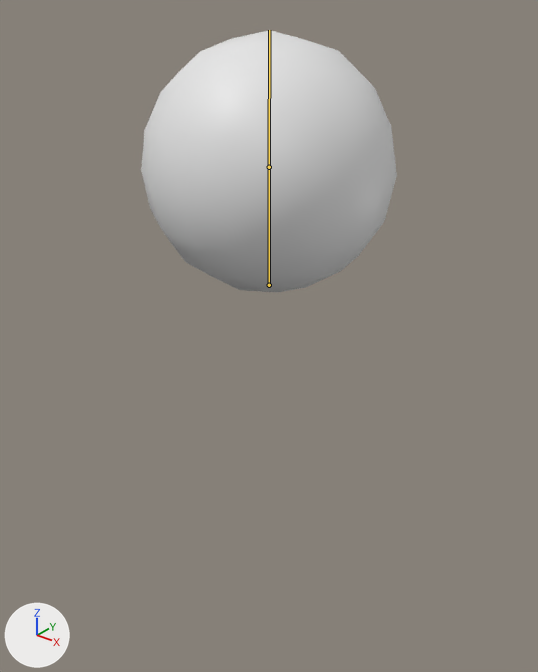
What one commit did to the glTF model assets/enemy/enemy_blob/Enemy_Blob.glb.
The view is the same before and after, from a camera (50 mm lens) standing at (1.84, -2.3, 1.18) and looking at (-0.07, 0.09, -0.29). The lights are fixed; the arrows at lower left show +X, +Y and +Z. The bones that bend it are drawn over the model as lines.
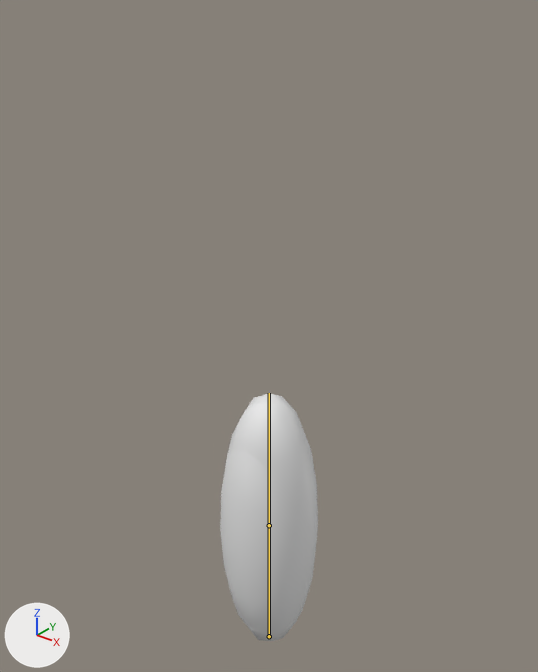
Commit message: Blob Spawn

The newer file adds an action. The first version stands in its rest pose; the second is drawn at frame 0 of the action 'Armature.BlobAction.001'.

Changed parts and their boxes [x1, y1, x2, y2] in the pictures (538 x 672 px):
'Cube', posed (61% narrower): before [141, 30, 397, 293]; after [220, 393, 318, 641]
bone 'Bone', root to tip: before (269, 285) to (269, 167); after (269, 636) to (269, 525)

The edits, one by one:
Bone 'Bone' (bone_bone) moves from (0.0, 0.0, 0.0) to (0.0, -2.057, 0.0).
Bone 'Bone' (bone_bone) is rescaled from (1.0, 1.0, 1.0) to (0.49, 1.53, 0.49).
